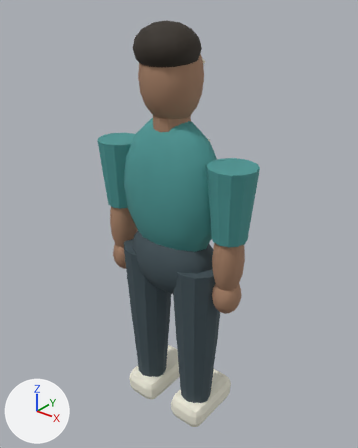
What one commit did to the Blender file assets/source/neighbor.blend.
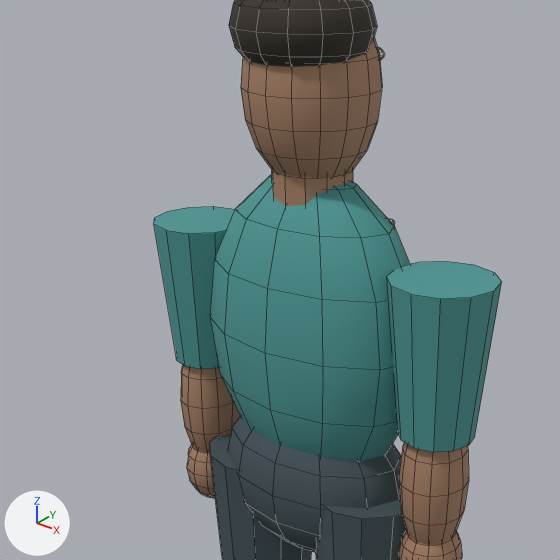
There are two pictures of each version: one whole from a 50 mm camera at (1.302, -1.578, 2.056) aimed at (-0.016, 0.068, 1.035), one close up on the part from 7% to 80% of the width and 8% to 66% of the height. Every picture has the same lights, and +X, +Y and +Z are marked at lower left. The last two pictures show the newer version. The close-ups show mesh edges as thin lines.

Before the edit, the objects in view are built like this:
```python
me_sphere_015 = bpy.data.meshes.new('Sphere.015')
me_sphere_015.from_pydata(...)  # 1528 vertices, 1588 faces; spans x -0.41..0.41, y -0.15..0.22, z -0.9..1.03
# faces by material slot: [152, 124, 354, 654, 304]
me_sphere_015.materials.append(mat_denim)  # greyish blue #425259
me_sphere_015.materials.append(mat_outfit)  # cyan #4b9795
me_sphere_015.materials.append(mat_ivory)  # white #efecdb
me_sphere_015.materials.append(mat_skin)  # brown #a88167
me_sphere_015.materials.append(mat_hair)  # brown #352d24
ob_neighbor = bpy.data.objects.new('Neighbor', me_sphere_015)
ob_neighbor.location = (0.0, 0.0, 0.9)
```
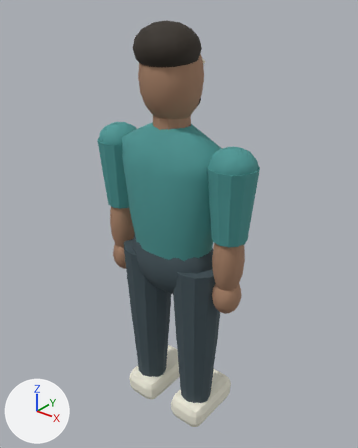
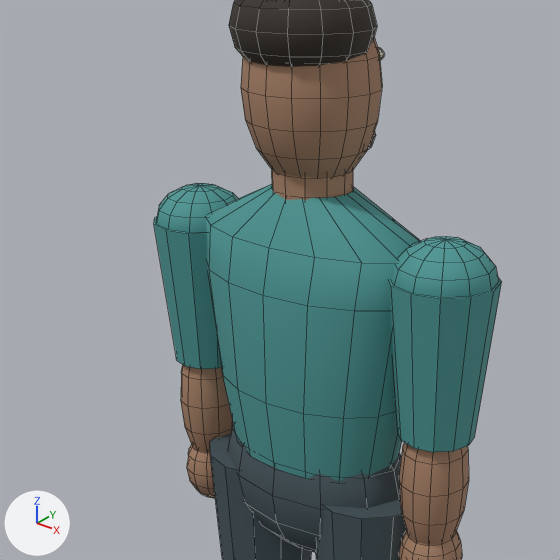
What differs and where, as boxes [x1, y1, x2, y2] in the close-ups (560 x 560 px):
part 1 of me_sphere_015, added (mostly hidden): after [367, 131, 376, 150]
part 2 of me_sphere_015, added (cyan): after [206, 184, 420, 482]
part 3 of me_sphere_015, built on: before [210, 174, 410, 462]; after [156, 183, 499, 298]

The change, as a list of edits to the scene's bpy script:
```text
Change me_sphere_015:
    used by ob_neighbor; location = (0.0, 0.0, 0.9)
    remove me_sphere_015.from_pydata(...)  # 1528 vertices, 1588 faces; spans x -0.41..0.41, y -0.15..0.22, z -0.9..1.03
    add me_sphere_015.from_pydata(...)  # 1780 vertices, 1844 faces; spans x -0.41..0.41, y -0.15..0.22, z -0.9..1.03
    me_sphere_015 part 1: a new loose piece, a UV sphere (12 segments, 8 rings, poles along z) spanning x -0.11..0.11, y -0.08..0.13, z 0.67..0.79, in mat_hair (brown #352d24)
    me_sphere_015 part 2: a new loose piece of 80 vertices spanning x -0.27..0.27, y -0.15..0.15, z 0.06..0.63, in mat_outfit (cyan #4b9795)
    me_sphere_015 part 3: 84 vertices removed from x -0.26..0.26, y -0.15..0.15, z -0.01..0.67; 170 vertices added at x -0.41..0.41, y -0.1..0.1, z 0.44..0.58
```
